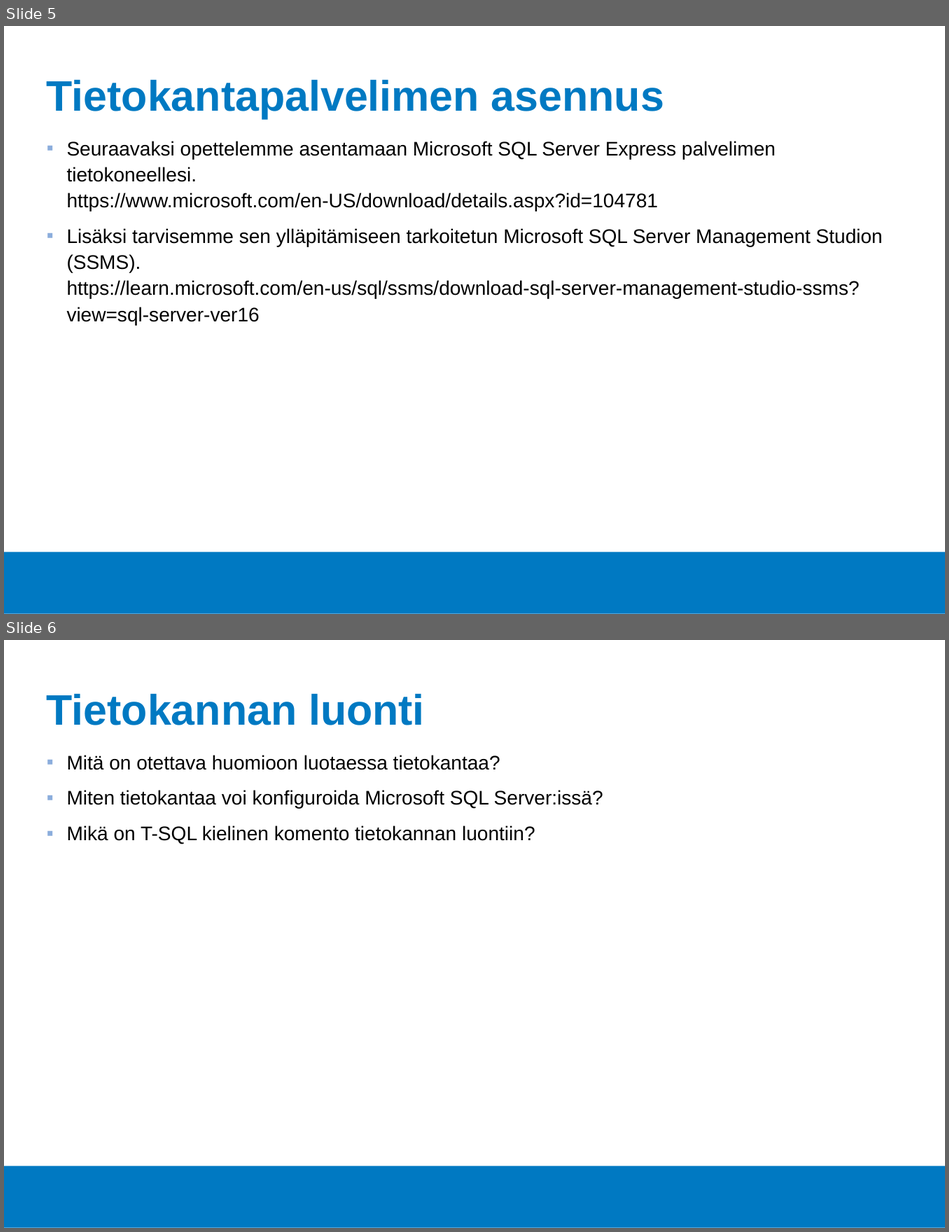
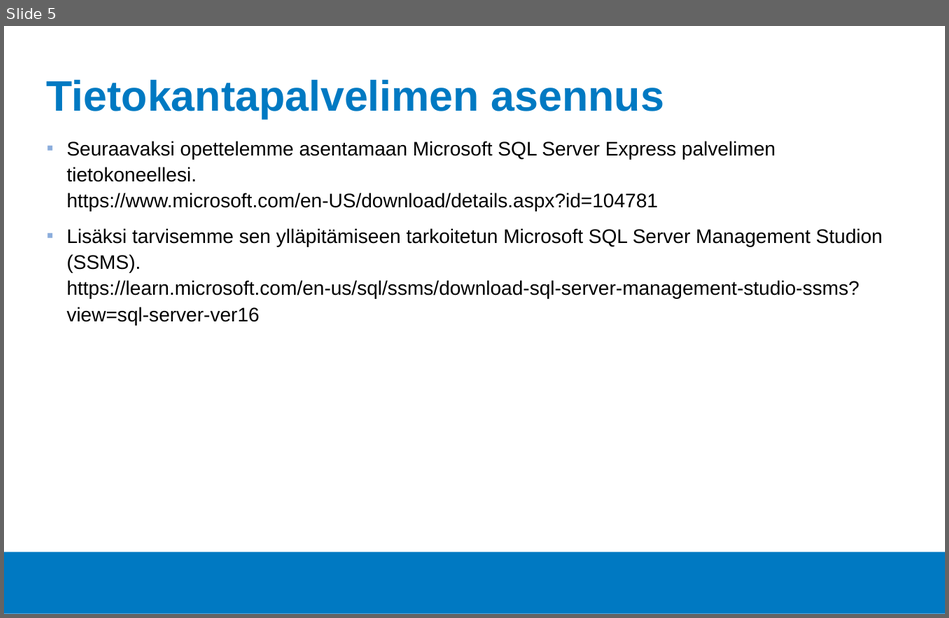
Before and after one commit to Tietokantahallinta/Tietokantahallinta.github.io, a slide deck: luennot/viikko01/Luentokalvot_01.odp. Shown one above the other, each under a label of ours: slides 5 and 6 before the commit, slide 5 after it. The pictures are 949x1232 and 949x618 pixels, drawn with LibreOffice and Linux fonts; fonts in the diff are those of the drawing; background and template pictures are left out. Boxes give left, top, right and bottom in pixels: in the first picture for what was removed or moved away, otherwise in the second. Text is boxed around its words. In the diff, an @@ line names an element or a change of style, - is before the commit and + after.

```diff
--- a/luennot/viikko01/Luentokalvot_01.odp
+++ b/luennot/viikko01/Luentokalvot_01.odp
@@ slide 6 removed at (x1=4, y1=640, x2=945, y2=1228), background #FFFFFF; not listed: 1 template element that a slide beside it also shows @@
@@ title removed at (x1=47, y1=693, x2=425, y2=725) @@
-Tietokannan luonti
@@ text removed at (x1=67, y1=755, x2=603, y2=844) @@
-▪ Mitä on otettava huomioon luotaessa tietokantaa?
-▪ Miten tietokantaa voi konfiguroida Microsoft SQL Server:issä?
-▪ Mikä on T-SQL kielinen komento tietokannan luontiin?
```
Also in this commit, not shown: 2 slides changed, 2 other slides removed, 11 other files.
